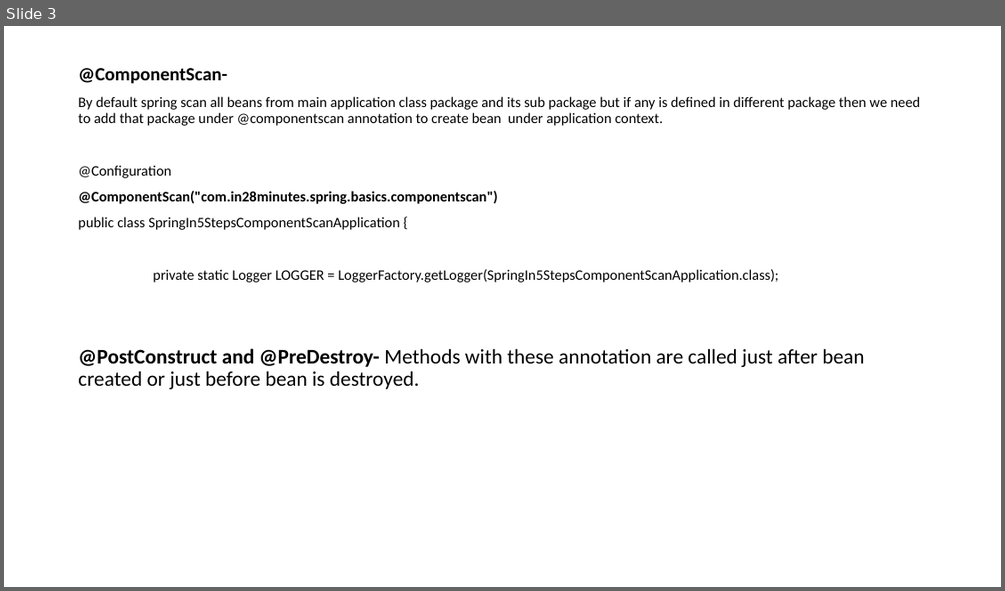
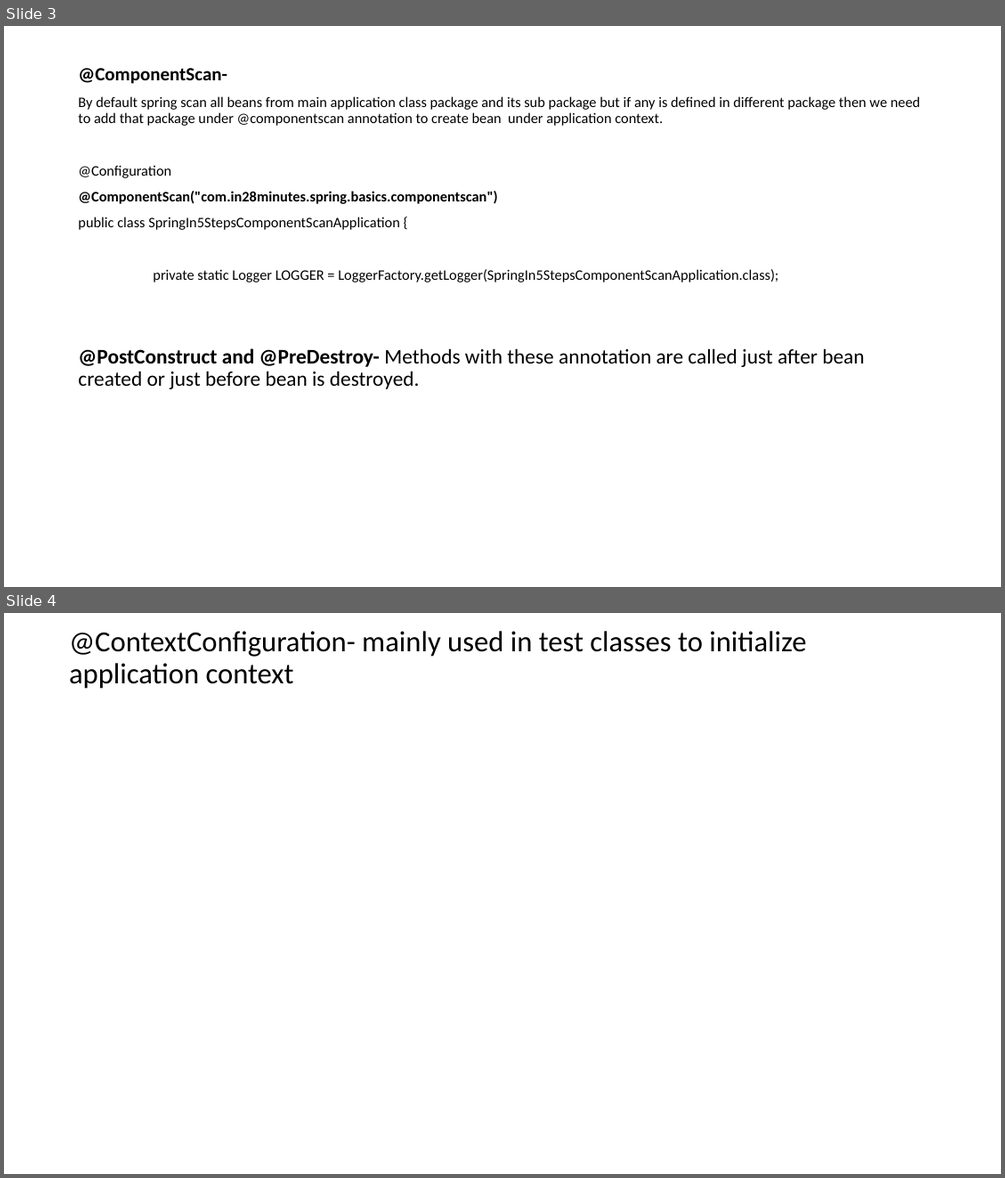
Before and after one commit to shi514652697/Resources, a slide deck: SpringBootPPT/Spring_Annotation.pptx. Shown one above the other, each under a label of ours: slide 3 before the commit, slides 3 and 4 after it. The pictures are 1005x591 and 1005x1178 pixels, drawn with LibreOffice and Linux fonts; fonts in the diff are those of the drawing. Boxes give left, top, right and bottom in pixels: in the first picture for what was removed or moved away, otherwise in the second. Text is boxed around its words. In the diff, an @@ line names an element or a change of style, - is before the commit and + after.

```diff
--- a/SpringBootPPT/Spring_Annotation.pptx
+++ b/SpringBootPPT/Spring_Annotation.pptx
@@ slide 4 added at (x1=4, y1=613, x2=1001, y2=1174), background #FFFFFF @@
@@ text added at (x1=69, y1=631, x2=806, y2=689), 28 pt, text #000000 @@
+@ContextConfiguration- mainly used in test classes to initialize application context
```
Also in this commit, not shown: 1 other file.
